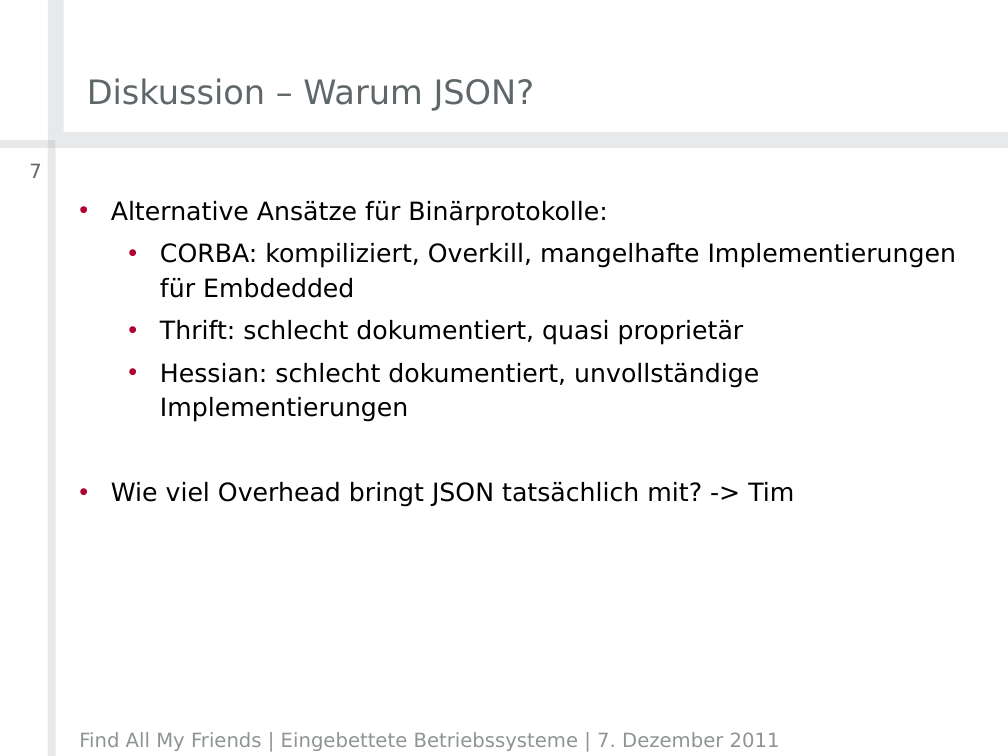
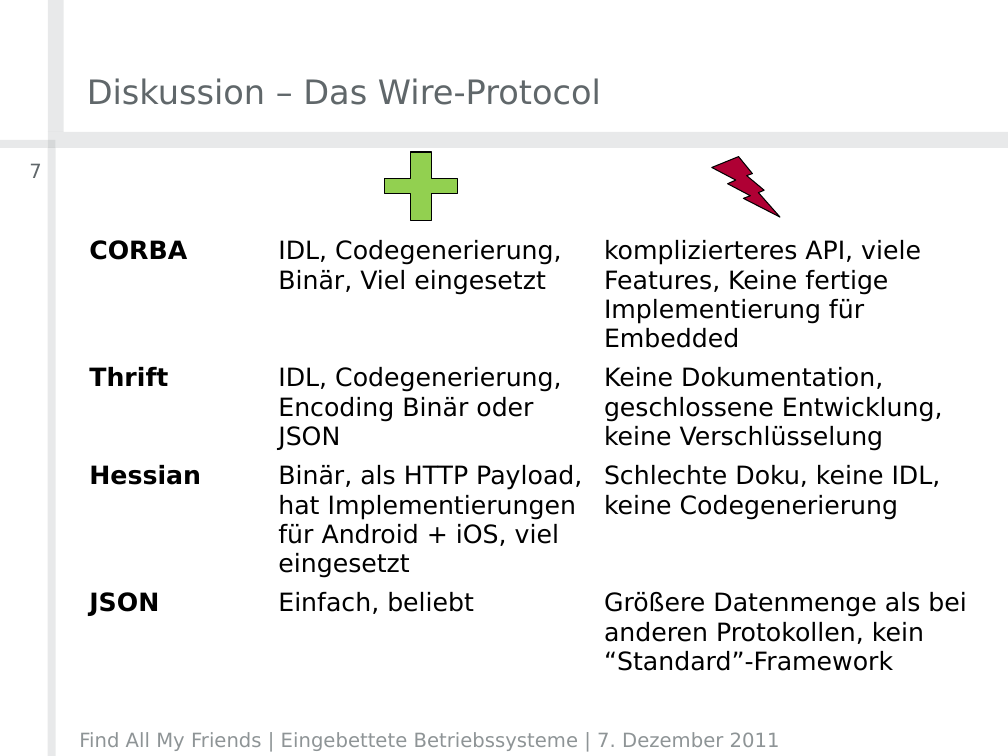
Before and after one commit to timfel/meet4xmas, a slide deck: slide 7 of presentations/2011-12-07_Projektvorstellung.pptx. Drawn at 1008x756 pixels with LibreOffice and Linux fonts; fonts in the diff are those of the drawing; background and template pictures are left out. Boxes give left, top, right and bottom in pixels: in the first picture for what was removed or moved away, otherwise in the second. Text is boxed around its words. In the diff, an @@ line names an element or a change of style, - is before the commit and + after.

Commit message:
add protocol stuff, some reformatting

```diff
--- a/presentations/2011-12-07_Projektvorstellung.pptx
+++ b/presentations/2011-12-07_Projektvorstellung.pptx
@@ title at <box>87,78,601,105</box>: text changed @@
-Diskussion – Warum JSON?
+Diskussion – Das Wire-Protocol
@@ plus added at <box>385,152,458,221</box>, fill #92D050, outline #000000 0.75 pt @@
@@ lightning bolt added at <box>712,156,780,217</box>, fill #AF0034, outline #000000 0.75 pt @@
@@ table added at <box>80,191,981,696</box>, 5 rows, 3 columns @@
+ |  | 
+CORBA | IDL, Codegenerierung, Binär, Viel eingesetzt | komplizierteres API, viele Features, Keine fertige Implementierung für Embedded
+Thrift | IDL, Codegenerierung, Encoding Binär oder JSON | Keine Dokumentation, geschlossene Entwicklung, keine Verschlüsselung
+Hessian | Binär, als HTTP Payload, hat Implementierungen für Android + iOS, viel eingesetzt | Schlechte Doku, keine IDL, keine Codegenerierung
+JSON | Einfach, beliebt | Größere Datenmenge als bei anderen Protokollen, kein “Standard”-Framework
@@ text removed at <box>111,201,956,507</box> @@
-• Alternative Ansätze für Binärprotokolle:
-  • CORBA: kompiliziert, Overkill, mangelhafte Implementierungen für Embdedded
-  • Thrift: schlecht dokumentiert, quasi proprietär
-  • Hessian: schlecht dokumentiert, unvollständige Implementierungen
-• Wie viel Overhead bringt JSON tatsächlich mit? -> Tim
```
Also in this commit, not shown: 2 other slides changed, 1 slide added.
